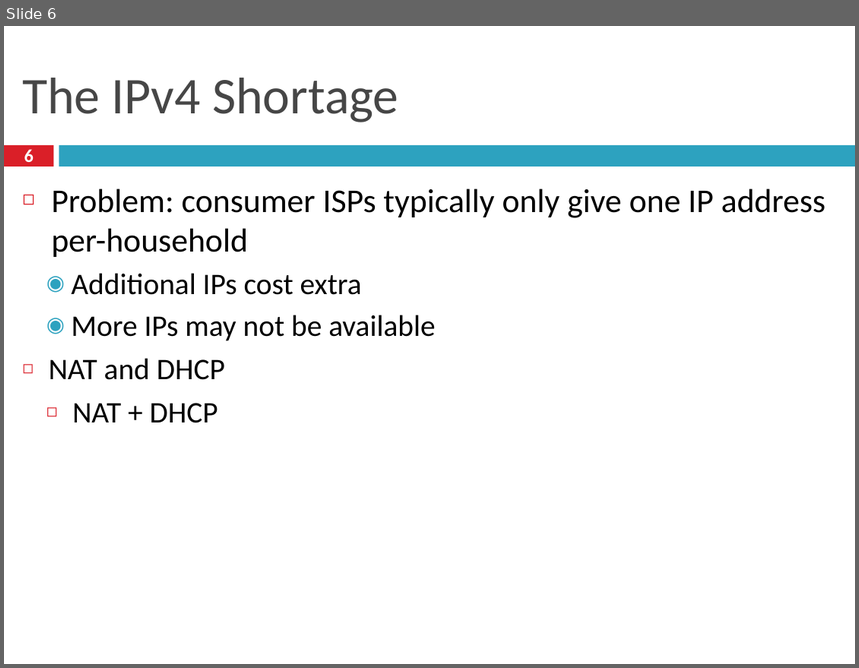
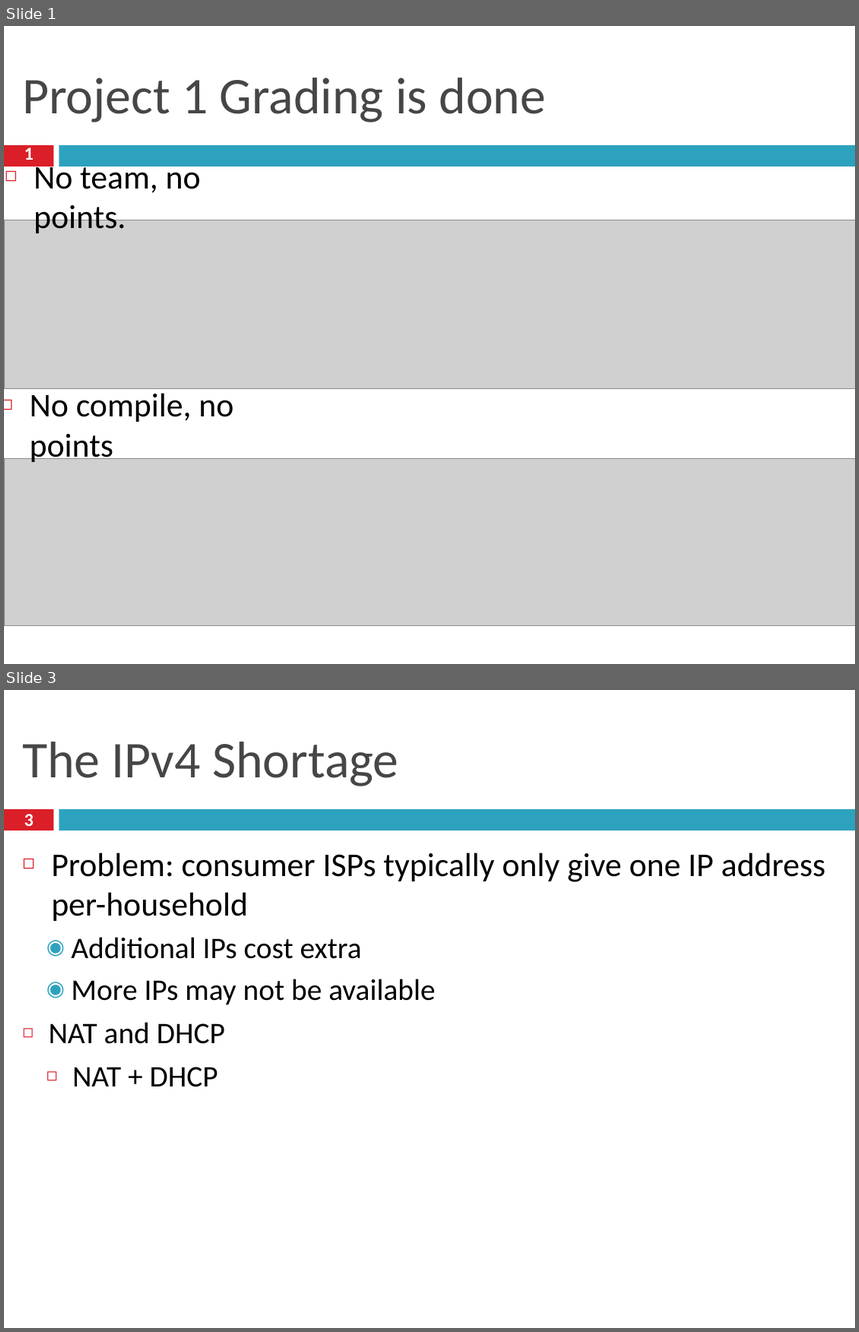
Before and after one commit to taejoong/taejoong.github.io, a slide deck: courses/csci-351/handouts/12-DNS.pptx. Shown one above the other, each under a label of ours: slide 6 before the commit, slides 1 and 3 after it; the slides between them are not shown. The pictures are 859x668 and 859x1332 pixels, drawn with LibreOffice and Linux fonts; fonts in the diff are those of the drawing; grey boxes stand for pictures. Boxes give left, top, right and bottom in pixels: in the first picture for what was removed or moved away, otherwise in the second. Text is boxed around its words. In the diff, an @@ line names an element or a change of style, - is before the commit and + after.

```diff
--- a/courses/csci-351/handouts/12-DNS.pptx
+++ b/courses/csci-351/handouts/12-DNS.pptx
@@ slide 1 added at box(4, 26, 855, 664), background #FFFFFF; not listed: 2 template elements that a slide beside it also shows @@
@@ title added at box(22, 78, 546, 123), 62 pt, text #464646 @@
+  Project 1 Grading is done
@@ page number added at box(25, 144, 34, 160), 22 pt, text #FFFFFF, bold @@
+1
@@ text added at box(34, 161, 201, 233), 40 pt, text #000000 @@
+◻ No team, no points.
@@ picture added at box(4, 221, 855, 389) @@
@@ text added at box(30, 393, 234, 465), 40 pt, text #000000 @@
+◻ No compile, no points
@@ picture added at box(4, 458, 855, 626) @@
@@ what was slide 6 is now slide 3 @@
@@ page number at box(25, 814, 34, 831): text changed @@
-6
+3
```
Also in this commit, not shown: 7 slides changed, 13 slides removed, 3 other files.
